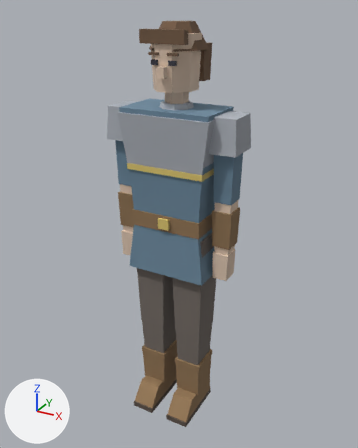
One commit to the glTF model assets/models/player/player_animated.glb: the scene before it, then after it.
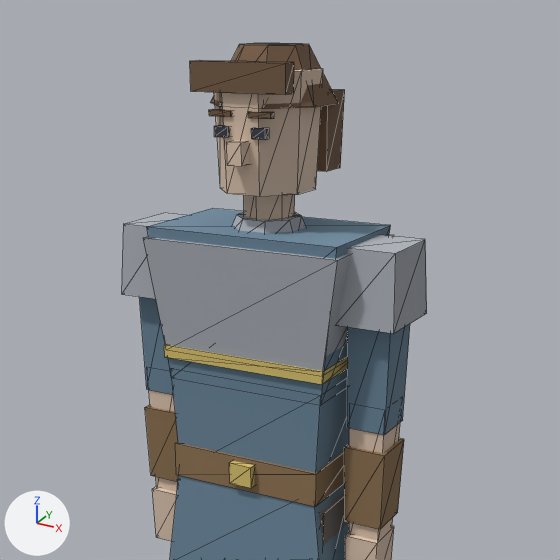
Each version is shown whole from a 50 mm camera at (0.985, -1.771, 1.852) aimed at (0.005, 0.012, 0.961), then close up on the part from 14% to 88% of the width and 0% to 59% of the height. Arrows for +X, +Y and +Z are at lower left; the lights stay in place. The last two pictures show the newer version. The close-ups show mesh edges as thin lines. Vertices at exactly the same position are counted once.

The first close-up shows 'Player'.
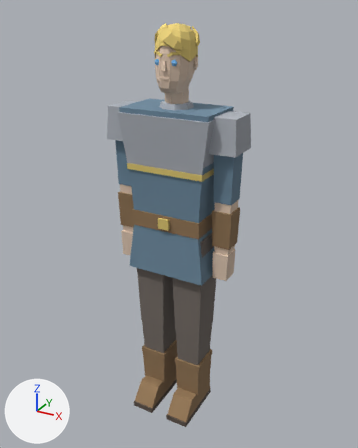
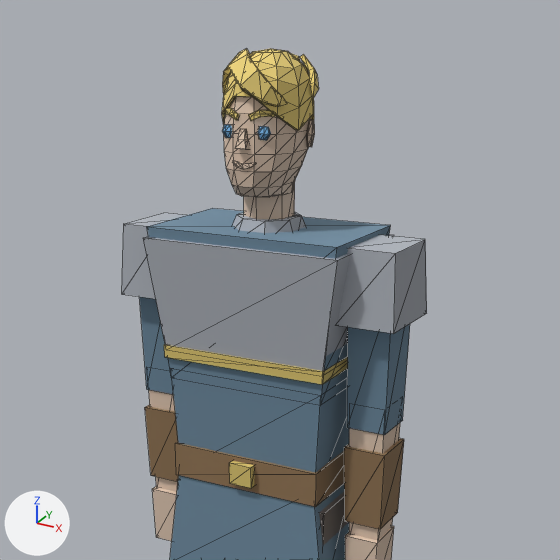
Commit message: player model fix

Boxes (x1, y1, x2, y2) around the edits, measured in the close-ups (560 x 560 px):
'Player', surface changed, reshaped
    before: (122, 43, 427, 560)
    after: (122, 49, 427, 560)
part 1 of me_player, rebuilt
    before: (214, 68, 323, 197)
    after: (224, 96, 310, 197)
part 2 of me_player, rebuilt
    before: (210, 43, 338, 109)
    after: (222, 49, 314, 130)
part 3 of me_player, deleted
    before: (251, 128, 269, 140)
part 4 of me_player, deleted
    before: (214, 125, 230, 137)
part 5 of me_player, cut back
    before: (190, 60, 345, 172)
    after: (222, 49, 319, 169)
part 6 of me_player, recoloured
    before: (242, 149, 250, 166)

Edits to the bpy script that builds the scene:
```text
Change mat_hair:
    where n2 = _N.new('ShaderNodeMix'); n2.name = 'Mix'
    n2.inputs[7].default_value: (0.2, 0.12, 0.07, 1.0) -> (0.93, 0.72, 0.22, 1.0)  # 'B', brown #7c614b -> 'B', yellow #f7dd81
Change mat_eye:
    where n2 = _N.new('ShaderNodeMix'); n2.name = 'Mix'
    n2.inputs[7].default_value: (0.05, 0.05, 0.07, 1.0) -> (0.22, 0.55, 0.95, 1.0)  # 'B', dark grey #3f3f4b -> 'B', blue #81c4f9
Change me_player:
    used by ob_player; location = (0.0, 0.0, 0.0)
    remove me_player.from_pydata(...)  # 356 vertices, 548 faces; spans x -0.3..0.3, y -0.18..0.14, z 0.0..1.8
    add me_player.from_pydata(...)  # 678 vertices, 1158 faces; spans x -0.3..0.3, y -0.18..0.12, z 0.0..1.79
    me_player part 1: the loose piece of 16 vertices spanning x -0.09..0.09, y -0.11..0.1, z 1.55..1.76 is rebuilt with 108 vertices and now spans x -0.07..0.07, y -0.09..0.09, z 1.54..1.77
    me_player part 2: the loose piece of 16 vertices spanning x -0.11..0.11, y -0.1..0.14, z 1.7..1.8 is rebuilt with 73 vertices and now spans x -0.08..0.08, y -0.09..0.1, z 1.63..1.79
    me_player part 3: the loose piece of 8 vertices spanning x 0.02..0.05, y -0.11..-0.09, z 1.65..1.67 is deleted
    me_player part 4: the loose piece of 8 vertices spanning x -0.05..-0.02, y -0.11..-0.09, z 1.65..1.67 is deleted
    me_player part 5
    33 vertices are removed from x -0.09..0.09, y -0.13..0.12, z 1.58..1.77
    59 faces are deleted
    5 vertices move from x -0.02..0.02, y -0.13..-0.09, z 1.61..1.68 to x -0.02..0.02, y -0.09, z 1.61..1.68
    222 vertices are added at x -0.08..0.08, y -0.11..0.11, z 1.6..1.79
    119 new faces join them, mat_skin
    198 new faces join them, mat_hair
    88 new faces join them, mat_eye
    me_player part 6: 1 kept faces spanning x 0.01..0.02, y -0.09, z 1.61 get new vertex colours; the middle colour goes from light grey #d0d0d0 to white #ffffff
```
